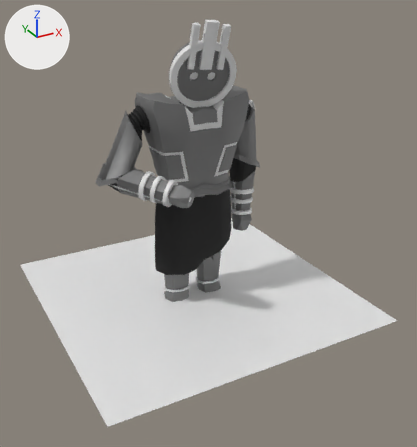
What one commit did to the FBX model Assets/Models/Actors/KOLOSS.fbx.
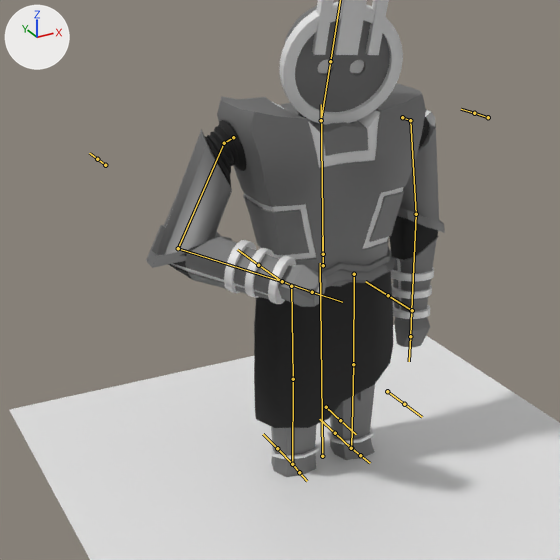
Old and new are each drawn whole from a 50 mm camera at (-3.64, -7.15, 4.67) aimed at (0.07, -0.41, 1.31) and again close up on the part from 4% to 77% of the width and 9% to 78% of the height. Lighting does not change. The marker at upper left points along +X, +Y and +Z. Both versions are drawn at frame 271 of the action 'Armature|Idle'; the numbers are the values there. The bones that bend it are drawn over the model as lines in the close-ups.

In view in the first close-up: 'Face', 'Floor', 'Hands', 'Head', 'Legs', 'Skirt', 'Torso'.
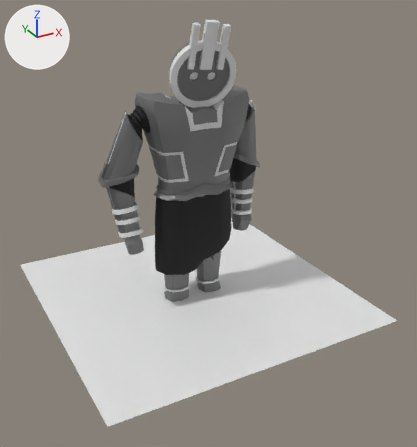
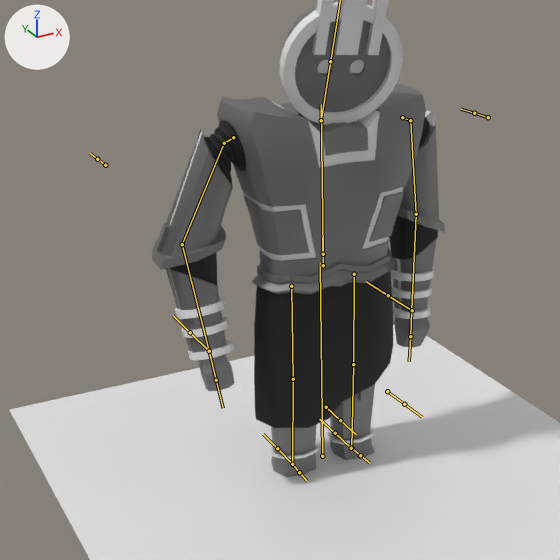
Edits to the bpy script that builds the scene:
```text
Change bone_upperarm_r:
    where bone_upperarm_r = bpy.data.objects['Armature'].pose.bones['UpperArm.R']  # child of 'Shoulder.R'
    bone_upperarm_r.rotation_quaternion: (0.684, 0.294, -0.526, 0.411) -> (0.592, 0.298, -0.589, 0.462)  # degrees (-6, -74, 67) -> degrees (-56, -77, 122)
Change bone_forearm_r:
    where bone_forearm_r = bpy.data.objects['Armature'].pose.bones['ForeArm.R']  # child of 'UpperArm.R'
    bone_forearm_r.rotation_quaternion: (0.656, 0.416, 0.0, 0.63) -> (0.951, 0.17, 0.0, 0.258)  # degrees (40, -32, 76) -> degrees (19, -5, 30)
```

Where the change shows, as pixel boxes [x1, y1, x2, y2] in the close-ups (560 x 560 px):
'Torso', posed (18% taller): before [146, 83, 445, 312]; after [151, 83, 445, 353]
'Hands', posed (49% wider): before [268, 256, 430, 347]; after [188, 303, 430, 391]
bone 'UpperArm.R', root to tip: before (224, 143) to (178, 248); after (224, 143) to (182, 244)
bone 'ForeArm.R', root to tip: before (178, 248) to (282, 281); after (182, 244) to (209, 351)
